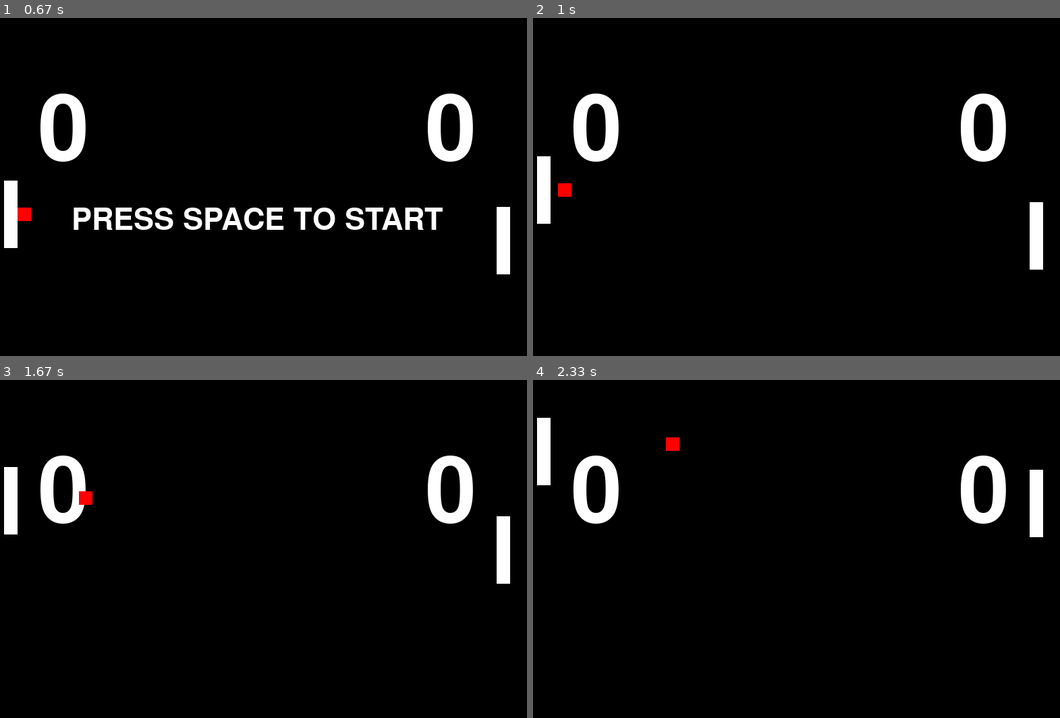
Above: before the commit, frames 1-4 (two rows, left to right).
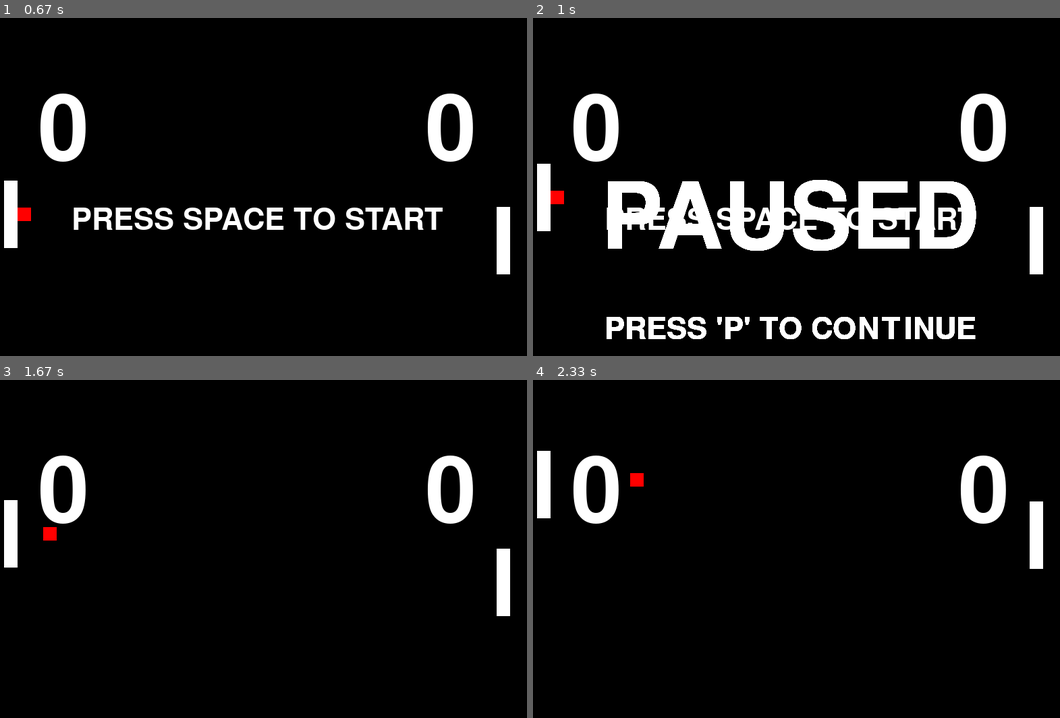
Above: after the commit, the same moments.

Repository: TierTheTora/pong-pygame
Game: pygame game, started from pong/main.py
Two runs of this game, one before a commit and one after it. Both use one fixed random seed, a clock stepped at 60 frames per second and the inputs below.
Inputs:
- Up to frame 1 (0.67 s): hold Esc from 0.33 s (still down); hold Up from 0.33 s (still down)
- Up to frame 2 (1 s): release Esc at 0.8 s; release Up at 0.8 s; hold Esc from 0.83 s (still down); hold Up from 0.83 s (still down); tap Space at 0.9 s
- Up to frame 3 (1.67 s): tap Space at 1.2, 1.4 s; release Esc at 1.3 s; release Up at 1.3 s; hold P from 1.33 s (still down); hold Up from 1.33 s (still down)
- Up to frame 4 (2.33 s): tap Space at 1.7, 1.9, 2.2 s; release P at 1.8 s; release Up at 1.8 s; hold Up 1.83-2.3 s

Frame 1 is identical in both runs. In frame 2, 11% of the frame differs, in the area x 0-97%, y 40-96%; in frame 3, 1.2%; in frame 4, 1.2%.

Commit message:
Add files via upload

Diff:
--- a/pong/main.py
+++ b/pong/main.py
@@ -53,6 +53,39 @@
 
     return os.path.join(base_path, relative_path)
 
+# Functions
+def pause():
+    global paused, start
+    paused = True
+
+    if not start:
+        while paused:
+
+            KEY: pygame.key.ScancodeWrapper = pygame.key.get_pressed()
+            text_pause: pygame.Surface = FONT.render("PAUSED", True, WHITE)
+            text_rect: pygame.Rect = text_pause.get_rect()
+            text_rect.center = (SCREEN_WIDTH // 2, SCREEN_HEIGHT // 2)
+
+            text_info: pygame.Surface = START.render("PRESS 'P' TO CONTINUE", True, WHITE)
+            info_rect: pygame.Rect = text_info.get_rect()
+            info_rect.center = (SCREEN_WIDTH // 2, SCREEN_HEIGHT // 2 + text_pause.get_height() + OFFSET)
+
+            SCREEN.blit(text_pause, text_rect)
+            SCREEN.blit(text_info, info_rect)
+
+            if KEY[pygame.K_p]:
+                paused = False
+                break
+
+            for event in pygame.event.get():
+
+                # If the window's 'x' button is pressed
+                if event.type == QUIT:
+                    paused = False
+                    pygame.quit()
+            pygame.display.update()
+
+
 # Constants
 BLUE : list[int] = (0, 0, 255)
 RED  : list[int] = (255, 0, 0)
@@ -176,6 +209,9 @@
         else:
             volume = 0
 
+    if KEY[pygame.K_ESCAPE]:
+        pause()
+
     if ball.rect.right >= SCREEN_WIDTH:
         ball.reset()
         score_player = score_player + 1
--- a/pong/multi.py
+++ b/pong/multi.py
@@ -1,5 +1,5 @@
 import pygame
-from pygame.locals import QUIT
+from pygame.locals import QUIT, KEYDOWN
 import sys
 import os
 
@@ -44,6 +44,7 @@
         self.ballX = 1
         self.ballY = 1
 
+
 def resource_path(relative_path):
     try:
         base_path = sys._MEIPASS
@@ -104,11 +105,44 @@
 text_opp: pygame.Surface = FONT.render(str(score_opponent), True, WHITE)
 volume: float = 0.45
 ball = Ball(PLAYER_WIDTH, OFFSET, SCREEN_HEIGHT, BALL_WIDTH, BALL_HEIGHT)
+paused: bool = False
 
 # Set the window name to 'Pong'
 pygame.display.set_caption("Pong")
 pygame.display.set_icon(ICON)
 HIT.set_volume(volume)
+
+def pause():
+    global paused, start
+    paused = True
+
+    if not start:
+        while paused:
+
+            KEY: pygame.key.ScancodeWrapper = pygame.key.get_pressed()
+            text_pause: pygame.Surface = FONT.render("PAUSED", True, WHITE)
+            text_rect: pygame.Rect = text_pause.get_rect()
+            text_rect.center = (SCREEN_WIDTH // 2, SCREEN_HEIGHT // 2)
+
+            text_info: pygame.Surface = START.render("PRESS 'P' TO CONTINUE", True, WHITE)
+            info_rect: pygame.Rect = text_info.get_rect()
+            info_rect.center = (SCREEN_WIDTH // 2, SCREEN_HEIGHT // 2 + text_pause.get_height() + OFFSET)
+
+            SCREEN.blit(text_pause, text_rect)
+            SCREEN.blit(text_info, info_rect)
+
+            if KEY[pygame.K_p]:
+                paused = False
+                break
+
+            for event in pygame.event.get():
+
+                # If the window's 'x' button is pressed
+                if event.type == QUIT:
+                    paused = False
+                    pygame.quit()
+            pygame.display.update()
+
 
 
 # Game
@@ -164,6 +198,9 @@
         else:
             volume = 0
 
+    if KEY[pygame.K_ESCAPE]:
+        pause()
+
     if ball.rect.right >= SCREEN_WIDTH:
         ball.reset()
         score_player = score_player + 1
Not shown, changed: pong/main.exe
Not shown, changed: pong/multi.exe
